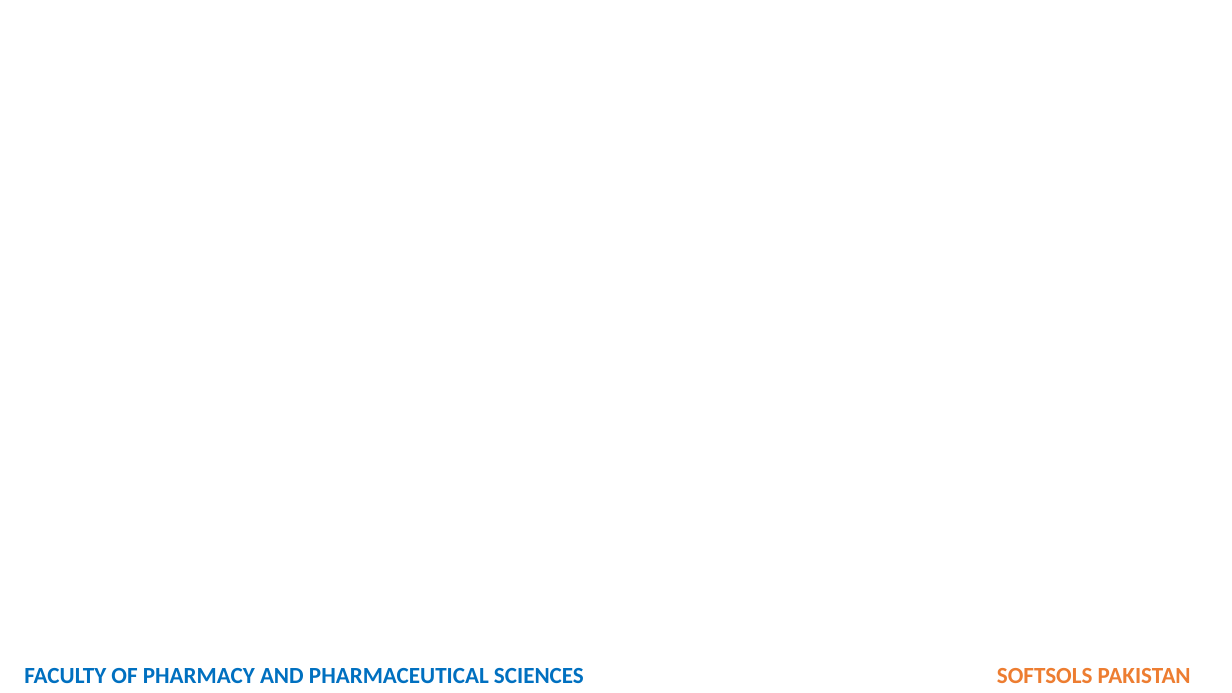
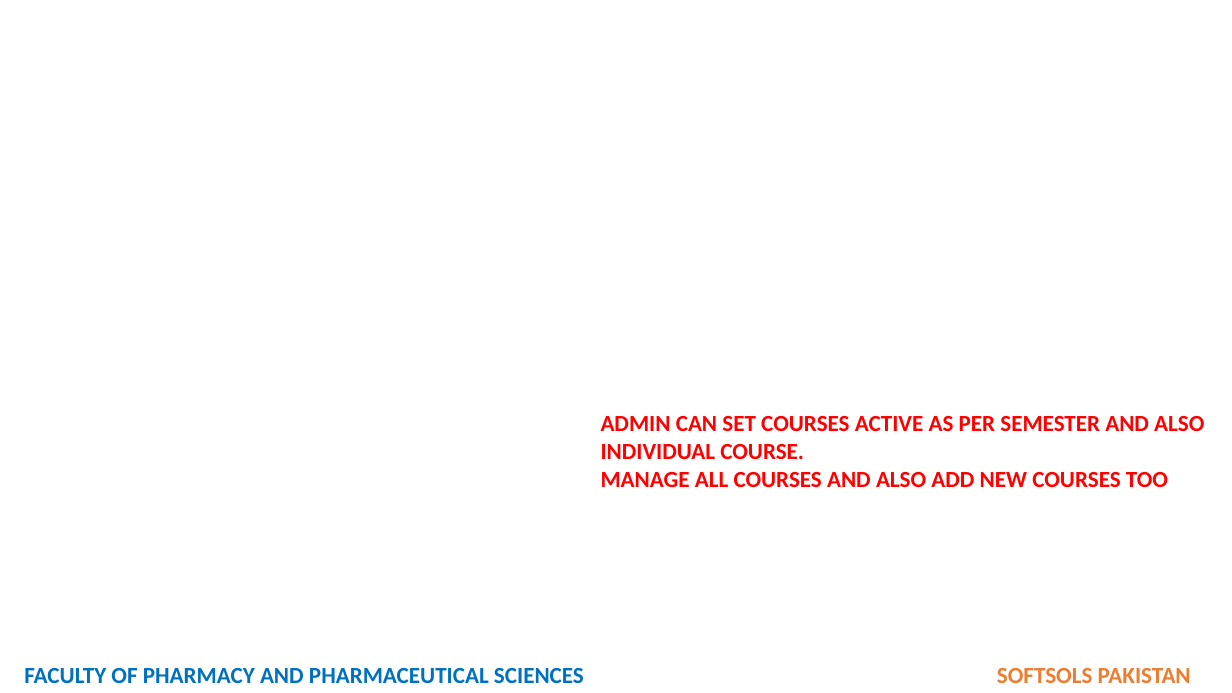
Before and after one commit to softsolspk1/fop, a slide deck: slide 11 of SUPER ADMIN ROLE - DEAN ROLE.pptx (slide 6 before the commit). Drawn at 1232x693 pixels with LibreOffice and Linux fonts; fonts in the diff are those of the drawing; background and template pictures are left out. Boxes give left, top, right and bottom in pixels: in the first picture for what was removed or moved away, otherwise in the second. Text is boxed around its words. In the diff, an @@ line names an element or a change of style, - is before the commit and + after.

```diff
--- a/SUPER ADMIN ROLE - DEAN ROLE.pptx
+++ b/SUPER ADMIN ROLE - DEAN ROLE.pptx
@@ text added at (601, 416, 1204, 487), 18 pt, text #FF0000, bold @@
+ADMIN CAN SET COURSES ACTIVE AS PER SEMESTER AND ALSO INDIVIDUAL COURSE.
+MANAGE ALL COURSES AND ALSO ADD NEW COURSES TOO
```
Also in this commit, not shown: 9 slides added, 5 other files.
